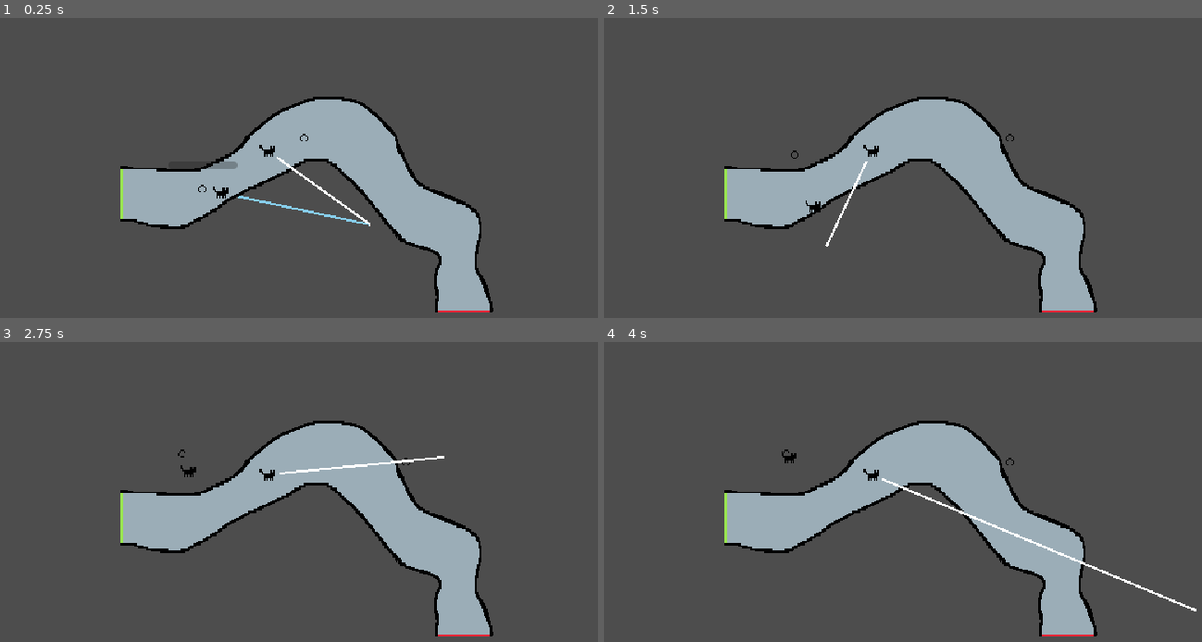
Above: before the commit, frames 1-4 (two rows, left to right).
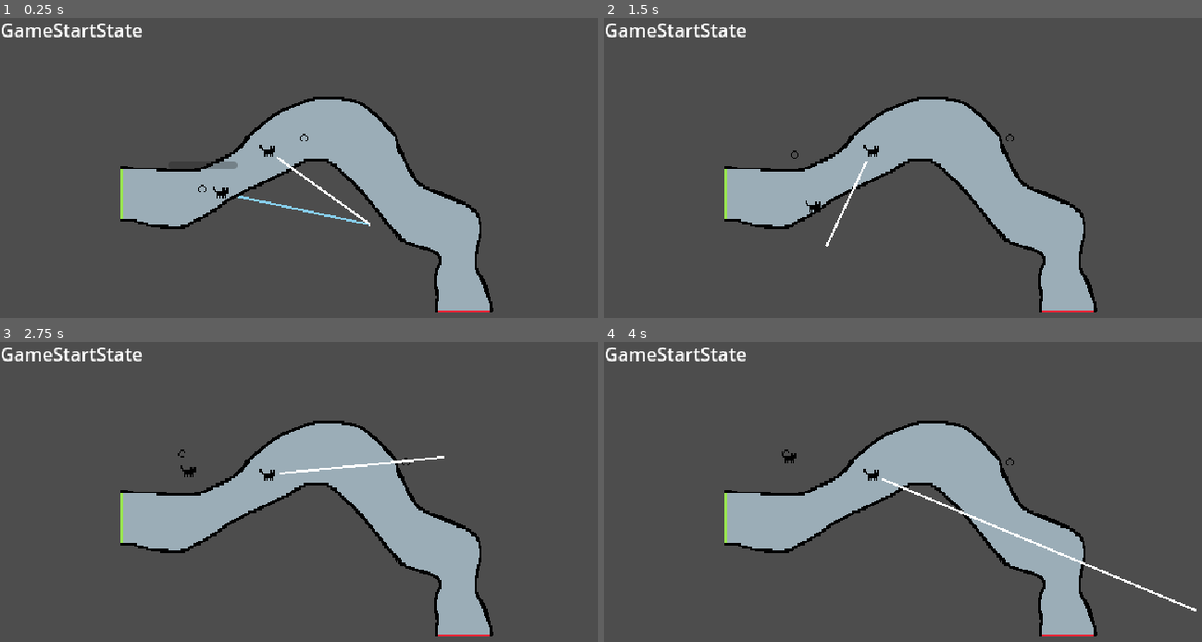
Above: after the commit, the same moments.

Repository: Anna-Toosey/Black-cat-jam-2024
Game: Godot game, scene res://scenes/main.tscn
Same seed, same stepped clock (60 frames per second), same inputs: the game is played once before the commit and once after it.
Inputs (mouse positions are in pixels of both pictures, inside the frame that each line leads up to):
- Up to frame 1 (0.25 s): no input
- Up to frame 2 (1.5 s): tap Enter at 0.5 s; move the mouse to (1136, 204) at 0.52 s; press the mouse at (1136, 204) at 0.53 s; hold D (right) 0.53-1.28 s; move the mouse to (825, 246) at 1.27 s; release the mouse at (825, 246) at 1.28 s; hold S (down) from 1.28 s (still down); click (825, 246) at 1.35 s
- Up to frame 3 (2.75 s): tap Space at 2 s; move the mouse to (442, 456) at 2.02 s; release S (down) at 2.03 s; press the mouse at (442, 456) at 2.03 s; hold D (right) from 2.03 s (still down)
- Up to frame 4 (4 s): move the mouse to (938, 633) at 2.77 s; release D (right) at 2.78 s; release the mouse at (938, 633) at 2.78 s; hold W (up) 2.78-3.53 s; click (938, 633) at 2.85 s; tap Enter at 3.5 s; move the mouse to (1196, 612) at 3.52 s; press the mouse at (1196, 612) at 3.53 s; hold A (left) from 3.53 s (still down)

The runs differ from the first frame. In frame 1, 0.5% of the frame differs, in the area x 0-24%, y 1-7%; in frame 2, 0.5%; in frame 3, 0.5%; in frame 4, 0.5%.

Commit message:
ADD: Game state machine
Implemented, but not hooked up to form game loop

Diff:
--- a/scenes/main.gd
+++ b/scenes/main.gd
@@ -1,6 +1,10 @@
 extends Node2D
 
+@onready var game_state_machine: GameStateMachine = $GameStateMachine as GameStateMachine
 @onready var player = $Player
+
+func _ready():
+	game_state_machine.init()
 
 func _process(_delta):
 	queue_redraw()
--- a/scenes/main.tscn
+++ b/scenes/main.tscn
@@ -6,6 +6,11 @@
 [ext_resource type="PackedScene" uid="uid://dcnh3l82vl7ne" path="res://scenes/yarn/yarn.tscn" id="2_e7cld"]
 [ext_resource type="PackedScene" uid="uid://6d5et57ymnkr" path="res://scenes/track/finish.tscn" id="4_bvwbf"]
 [ext_resource type="PackedScene" uid="uid://buns2370nmtpv" path="res://scenes/player.tscn" id="6_64bo1"]
+[ext_resource type="Script" path="res://scenes/state_managers/game_state_machine.gd" id="7_jpnjc"]
+[ext_resource type="Script" path="res://scenes/state_managers/game_states/game_start_state.gd" id="8_jynkv"]
+[ext_resource type="Script" path="res://scenes/state_managers/game_states/game_player1_turn_state.gd" id="9_rvcvq"]
+[ext_resource type="Script" path="res://scenes/state_managers/game_states/game_player2_turn_state.gd" id="10_w5hi6"]
+[ext_resource type="Script" path="res://scenes/state_managers/game_states/game_end_state.gd" id="11_rs5y5"]
 
 [node name="Main" type="Node2D"]
 script = ExtResource("1_bf1pa")
@@ -27,3 +32,26 @@
 [node name="Player" parent="." instance=ExtResource("6_64bo1")]
 position = Vector2(175, 149)
 aiming = true
+
+[node name="GameStateMachine" type="Node" parent="." node_paths=PackedStringArray("initial_state")]
+script = ExtResource("7_jpnjc")
+initial_state = NodePath("GameStartState")
+
+[node name="GameStartState" type="Node" parent="GameStateMachine"]
+script = ExtResource("8_jynkv")
+
+[node name="GamePlayer1TurnState" type="Node" parent="GameStateMachine"]
+script = ExtResource("9_rvcvq")
+state = 1
+
+[node name="GamePlayer2TurnState" type="Node" parent="GameStateMachine"]
+script = ExtResource("10_w5hi6")
+state = 2
+
+[node name="GameEndState" type="Node" parent="GameStateMachine"]
+script = ExtResource("11_rs5y5")
+state = 3
+
+[node name="GameStateLabel" type="Label" parent="GameStateMachine"]
+offset_right = 40.0
+offset_bottom = 23.0
--- a/scenes/player.tscn
+++ b/scenes/player.tscn
@@ -7,7 +7,6 @@
 
 [node name="Player" type="Node2D"]
 script = ExtResource("1_56nu0")
-aiming = true
 
 [node name="CatSprite" type="Sprite2D" parent="."]
 texture = ExtResource("2_3ea5q")
--- /dev/null
+++ b/scenes/state_managers/game_state_machine.gd
@@ -0,0 +1,38 @@
+class_name GameStateMachine
+extends Node
+
+@onready var game_state_label = $GameStateLabel
+@export var initial_state: GameState
+var current_state: GameState
+var states := {}
+
+func init() -> void:
+	for child in get_children():
+		if child is GameState:
+			states[child.state] = child
+			child.transition_requested.connect(_on_transition_requested)
+
+	if initial_state:
+		initial_state.enter()
+		current_state = initial_state
+
+func _process(delta):
+	game_state_label.text = str(current_state.name)
+
+func on_input(event: InputEvent) -> void:
+	if current_state:
+		current_state.on_input(event)
+
+func _on_transition_requested(from: GameState, to: GameState.State) -> void:
+	if from != current_state:
+		return
+
+	var new_state: GameState = states[to]
+	if not new_state:
+		return
+
+	if current_state:
+		current_state.exit()
+
+	new_state.enter()
+	current_state = new_state
--- /dev/null
+++ b/scenes/state_managers/game_states/game_end_state.gd
@@ -0,0 +1,7 @@
+extends GameState
+
+func enter():
+	pass
+
+func exit():
+	pass
--- /dev/null
+++ b/scenes/state_managers/game_states/game_player1_turn_state.gd
@@ -0,0 +1,7 @@
+extends GameState
+
+func enter():
+	pass
+
+func exit():
+	pass
--- /dev/null
+++ b/scenes/state_managers/game_states/game_player2_turn_state.gd
@@ -0,0 +1,7 @@
+extends GameState
+
+func enter():
+	pass
+
+func exit():
+	pass
--- /dev/null
+++ b/scenes/state_managers/game_states/game_start_state.gd
@@ -0,0 +1,7 @@
+extends GameState
+
+func enter():
+	pass
+
+func exit():
+	pass
--- /dev/null
+++ b/scenes/state_managers/game_states/game_state.gd
@@ -0,0 +1,14 @@
+class_name GameState
+extends Node
+
+enum State {START, PLAYER1TURN, PLAYER2TURN, END}
+
+signal transition_requested(from: GameState, to: State)
+
+@export var state: State
+
+func enter() -> void:
+	pass
+
+func exit() -> void:
+	pass
Not shown: 1 places in scenes/main.tscn that only renumber resources
